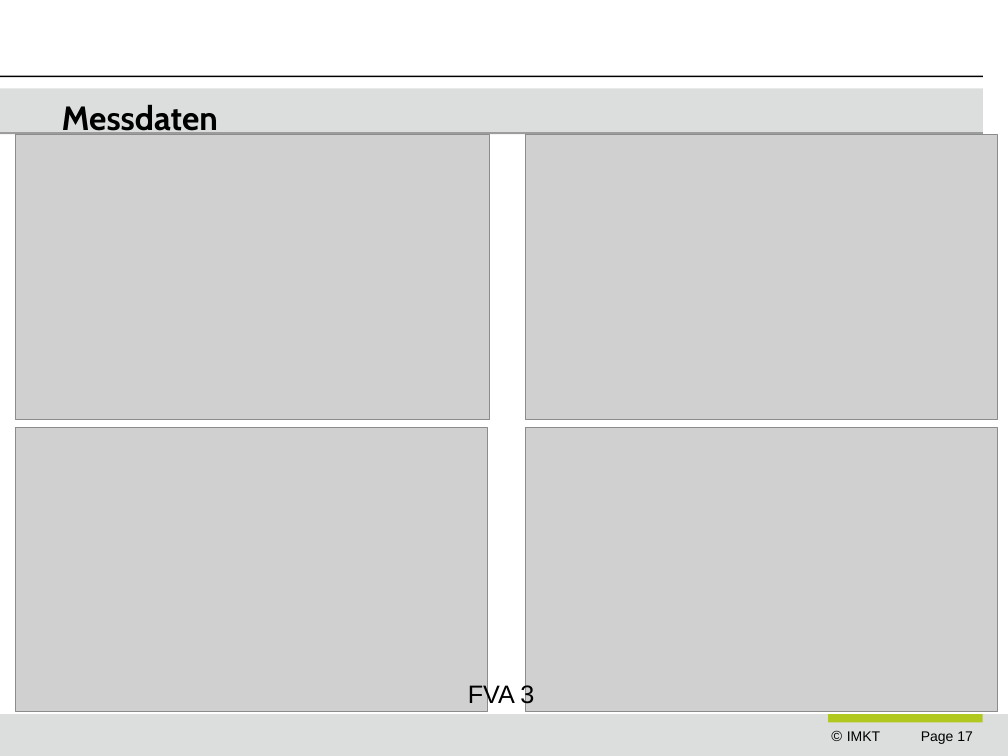
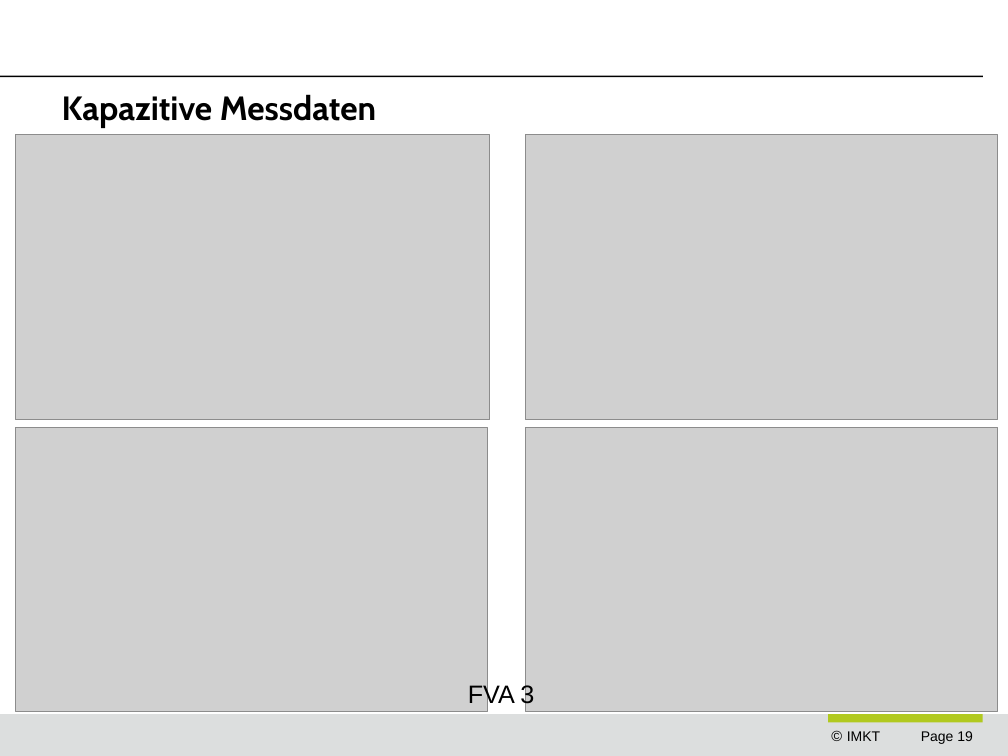
Before and after one commit to ngocminhdao88/dao_masterarbeit, a slide deck: slide 19 of presentations/dao_end_prezi.odp (slide 17 before the commit). Drawn at 1008x756 pixels with LibreOffice and Linux fonts; fonts in the diff are those of the drawing; grey boxes stand for pictures; background and template pictures are left out. Boxes give left, top, right and bottom in pixels: in the first picture for what was removed or moved away, otherwise in the second. Text is boxed around its words. In the diff, an @@ line names an element or a change of style, - is before the commit and + after.

```diff
--- a/presentations/dao_end_prezi.odp
+++ b/presentations/dao_end_prezi.odp
@@ rounded rectangle removed at <box>0,89,983,132</box> @@
@@ title at <box>62,94,376,128</box>: text changed @@
-Messdaten
+Kapazitive Messdaten
@@ page number at <box>921,731,973,744</box>: text changed @@
-Page 17
+Page 19
```
Also in this commit, not shown: 17 other slides changed, 4 slides added, 2 slides removed, 3 other files.
